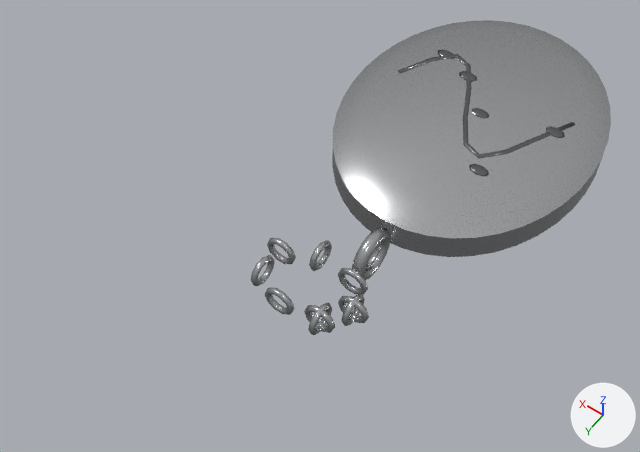
The FBX model Assets/Game/Resources/Models/Objects/locket.fbx as it was, and as the next commit left it.
Camera for both pictures: a 50 mm lens placed at (-0.0301, 0.0747, 0.0841), pointed at (0.0066, 0.0234, 0.0035). Every picture has the same lights, and +X, +Y and +Z are marked at lower right. The older version comes first. Where no turn or scale is listed for an object, it has been applied to the vertices.

Names of what the first picture shows: 'Lid', 'locket'.
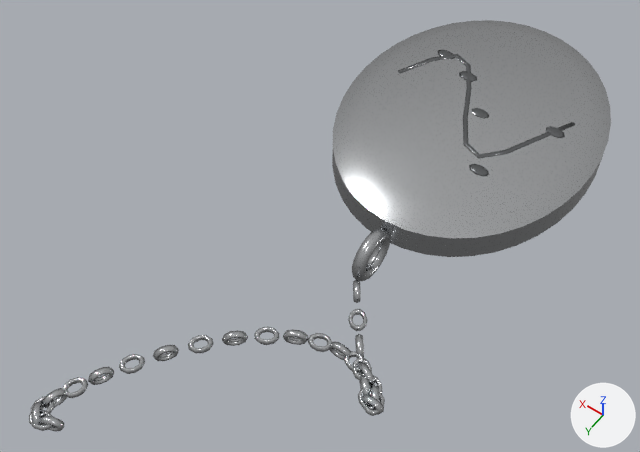
Pixel boxes [x1, y1, x2, y2] of what changed, in the pictures (640 x 452 px):
'locket', reshaped: before [251, 156, 599, 335]; after [29, 156, 599, 431]
part 1 of me_locket, deleted: before [251, 238, 369, 335]
part 2 of me_locket, added: after [29, 280, 385, 431]

The change, as a diff of the scene's bpy script:
```diff
--- a/Assets/Game/Resources/Models/Objects/locket.fbx.py
+++ b/Assets/Game/Resources/Models/Objects/locket.fbx.py
@@ me_locket @@
 # used by ob_locket; location = (0.0, 0.0, 0.0); rotation_euler = (1.571, 0.0, 0.0), in degrees (90, 0, 0)
-me_locket.from_pydata(...)  # 1740 vertices, 1691 faces; spans x -0.016..0.016, y -0.0013..0.0055, z -0.0341..0.02
+me_locket.from_pydata(...)  # 2280 vertices, 2231 faces; spans x -0.016..0.0182, y -0.0013..0.0055, z -0.0596..0.02
+# me_locket part 1: 9 loose pieces with 1080 vertices, spanning x -0.004..0.0114, y -0.0013..0.0025, z -0.0341..-0.0231, are deleted
+# me_locket part 2: 1620 vertices added at x -0.0116..0.0182, y -0.0001..0.0021, z -0.0596..-0.0258
 me_locket.materials.append(mat_silver_c8cacc)
```
